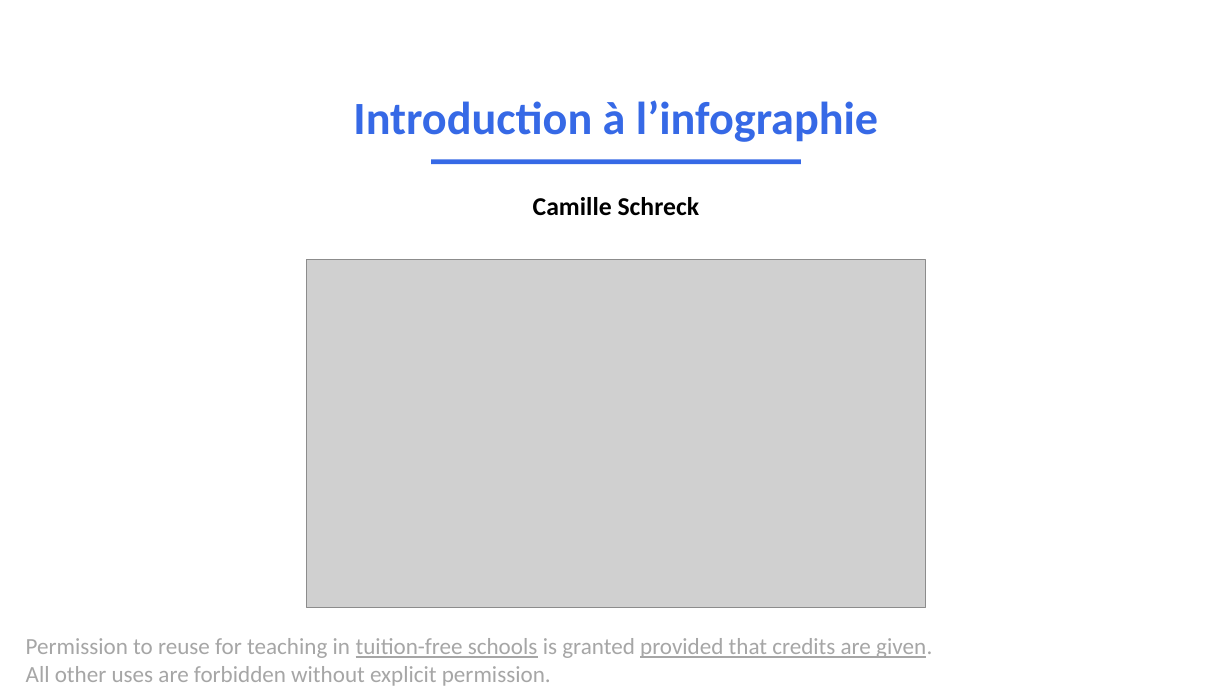
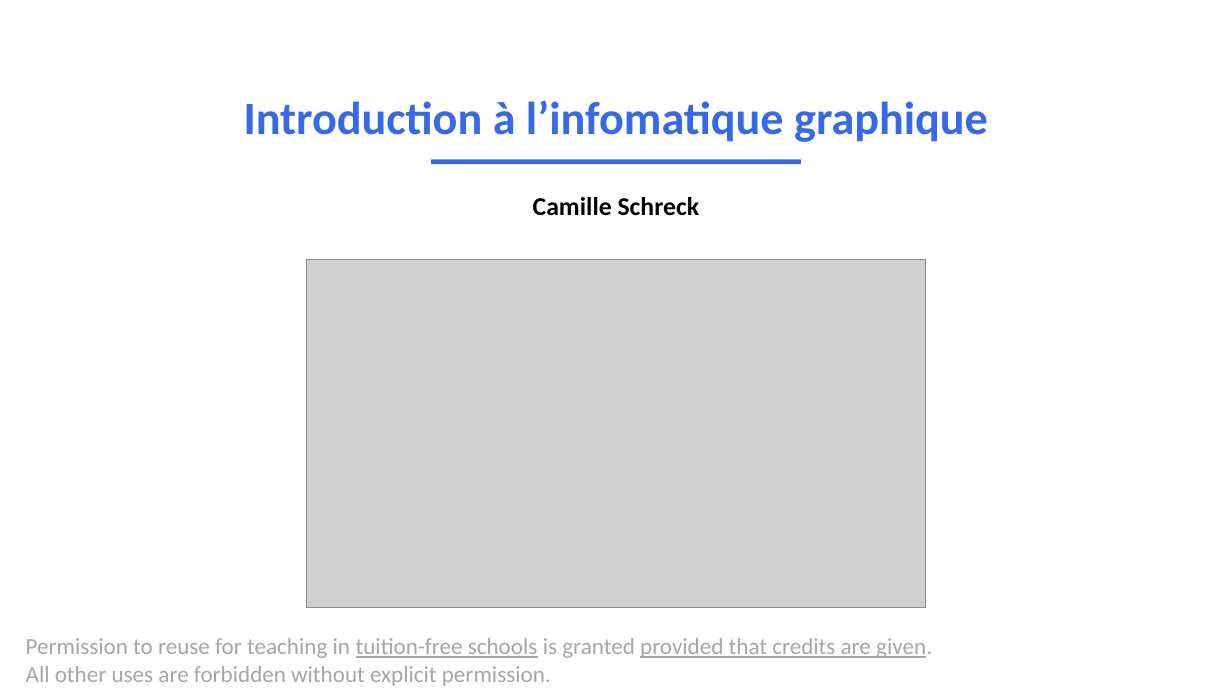
Before and after one commit to schreckc/schreckc.github.io, a slide deck: slide 1 of cours/graphics_shader.odp. Drawn at 1232x693 pixels with LibreOffice and Linux fonts; fonts in the diff are those of the drawing; grey boxes stand for pictures. Boxes give left, top, right and bottom in pixels: in the first picture for what was removed or moved away, otherwise in the second. Text is boxed around its words. In the diff, an @@ line names an element or a change of style, - is before the commit and + after.

Commit message:
updated slides intro shader

```diff
--- a/cours/graphics_shader.odp
+++ b/cours/graphics_shader.odp
@@ text at <box>244,100,988,142</box>: text changed @@
-Introduction à l’infographie
+Introduction à l’infomatique graphique
```
Also in this commit, not shown: 1 other slide changed, 1 slide added, 1 slide removed, 1 other file.
